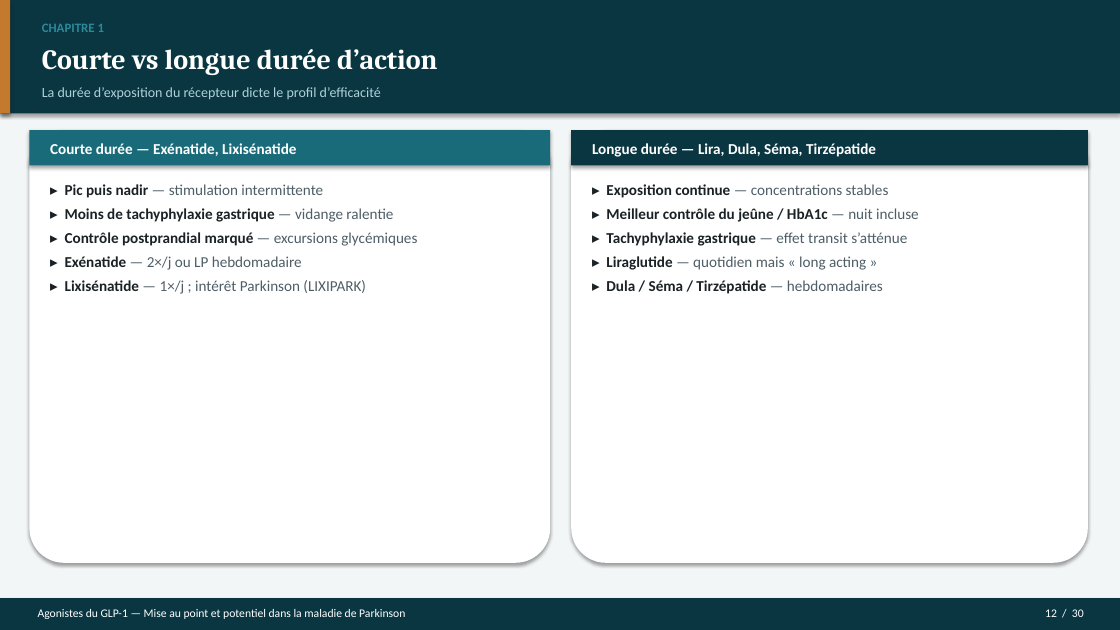
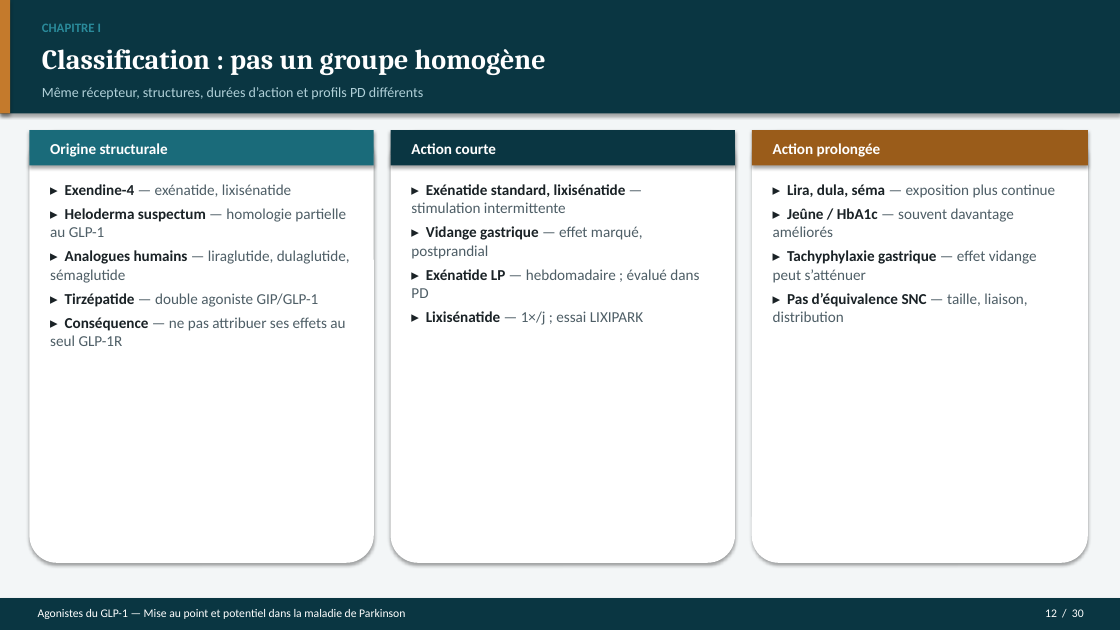
Before and after one commit to Mashtal-Platform/mashtal-platform, a slide deck: slide 12 of docs/presentation/Soutenance_GLP1_Parkinson.pptx. Drawn at 1120x630 pixels with LibreOffice and Linux fonts; fonts in the diff are those of the drawing. Boxes give left, top, right and bottom in pixels: in the first picture for what was removed or moved away, otherwise in the second. Text is boxed around its words. In the diff, an @@ line names an element or a change of style, - is before the commit and + after.

```diff
--- a/docs/presentation/Soutenance_GLP1_Parkinson.pptx
+++ b/docs/presentation/Soutenance_GLP1_Parkinson.pptx
@@ text at (42, 24, 101, 32): text changed @@
-CHAPITRE 1
+CHAPITRE I
@@ text at (42, 49, 546, 75): text changed @@
-Courte vs longue durée d’action
+Classification : pas un groupe homogène
@@ text at (42, 87, 423, 99): text changed @@
-La durée d’exposition du récepteur dicte le profil d’efficacité
+Même récepteur, structures, durées d’action et profils PD différents
@@ rounded rectangle: place and size @@
-rounded rectangle at (29, 130, 550, 563)
+rounded rectangle at (29, 130, 374, 563)
@@ rectangle: place and size @@
-rectangle at (29, 130, 550, 166)
+rectangle at (29, 130, 374, 166)
@@ text removed at (50, 143, 296, 156) @@
-Courte durée — Exénatide, Lixisénatide
@@ text added at (50, 143, 168, 157), 13 pt, text #FFFFFF, bold @@
+Origine structurale
@@ rectangle: place and size @@
-rectangle at (571, 130, 1088, 166)
+rectangle at (391, 130, 735, 166)
@@ rounded rectangle added at (391, 130, 735, 563), fill #FFFFFF @@
@@ text added at (411, 143, 496, 154), 13 pt, text #FFFFFF, bold @@
+Action courte
@@ text removed at (592, 143, 876, 157) @@
-Longue durée — Lira, Dula, Séma, Tirzépatide
@@ rounded rectangle: place and size @@
-rounded rectangle at (571, 130, 1088, 563)
+rounded rectangle at (752, 130, 1088, 563)
@@ rectangle added at (752, 130, 1088, 166), fill #9A5C1A @@
@@ text added at (773, 143, 881, 157), 13 pt, text #FFFFFF, bold @@
+Action prolongée
@@ text added at (50, 184, 350, 346), 13 pt, text #4E5E66 @@
+▸ Exendine-4 — exénatide, lixisénatide
+▸ Heloderma suspectum — homologie partielle au GLP-1
+▸ Analogues humains — liraglutide, dulaglutide, sémaglutide
+▸ Tirzépatide — double agoniste GIP/GLP-1
+▸ Conséquence — ne pas attribuer ses effets au seul GLP-1R
@@ text removed at (65, 184, 417, 294) @@
-▸ Pic puis nadir — stimulation intermittente
-▸ Moins de tachyphylaxie gastrique — vidange ralentie
-▸ Contrôle postprandial marqué — excursions glycémiques
-▸ Exénatide — 2×/j ou LP hebdomadaire
-▸ Lixisénatide — 1×/j ; intérêt Parkinson (LIXIPARK)
@@ text added at (411, 184, 699, 325), 13 pt, text #4E5E66 @@
+▸ Exénatide standard, lixisénatide — stimulation intermittente
+▸ Vidange gastrique — effet marqué, postprandial
+▸ Exénatide LP — hebdomadaire ; évalué dans PD
+▸ Lixisénatide — 1×/j ; essai LIXIPARK
@@ text removed at (606, 184, 919, 294) @@
-▸ Exposition continue — concentrations stables
-▸ Meilleur contrôle du jeûne / HbA1c — nuit incluse
-▸ Tachyphylaxie gastrique — effet transit s’atténue
-▸ Liraglutide — quotidien mais « long acting »
-▸ Dula / Séma / Tirzépatide — hebdomadaires
@@ text added at (773, 184, 1055, 322), 13 pt, text #4E5E66 @@
+▸ Lira, dula, séma — exposition plus continue
+▸ Jeûne / HbA1c — souvent davantage améliorés
+▸ Tachyphylaxie gastrique — effet vidange peut s’atténuer
+▸ Pas d’équivalence SNC — taille, liaison, distribution
```
Also in this commit, not shown: 19 other slides changed, 10 slides added, 10 slides removed, 7 other files.
